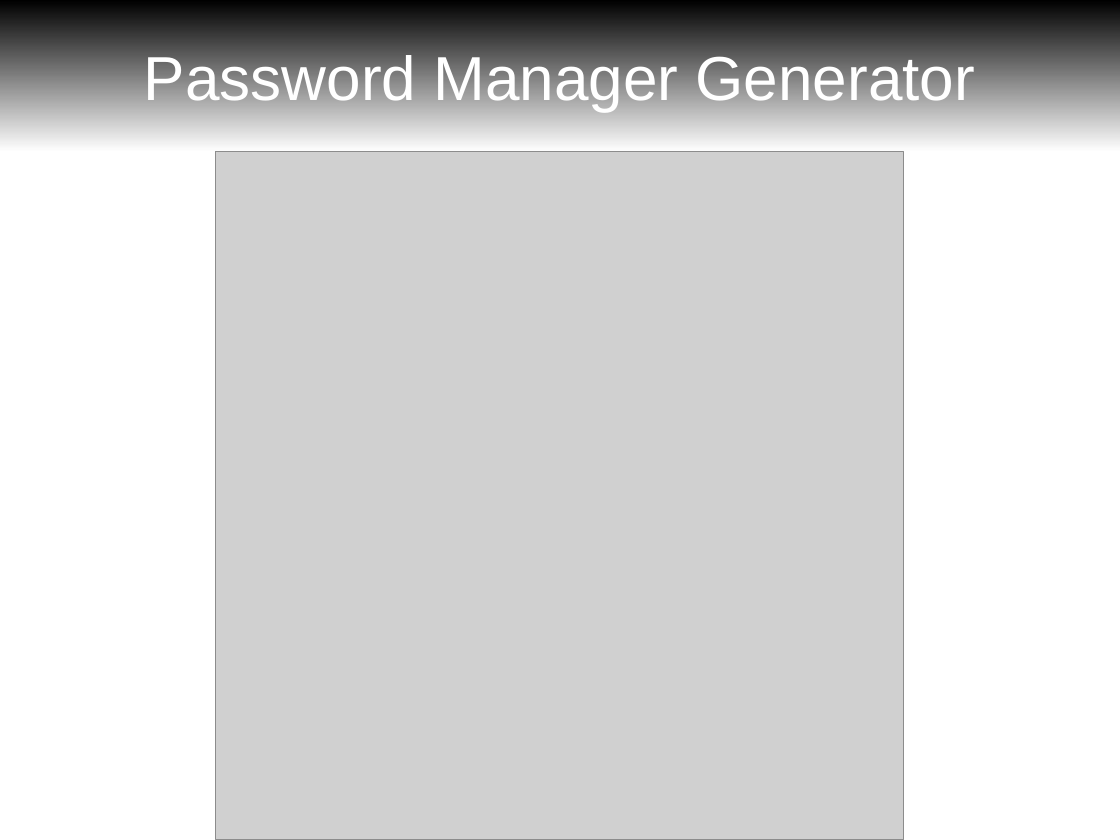
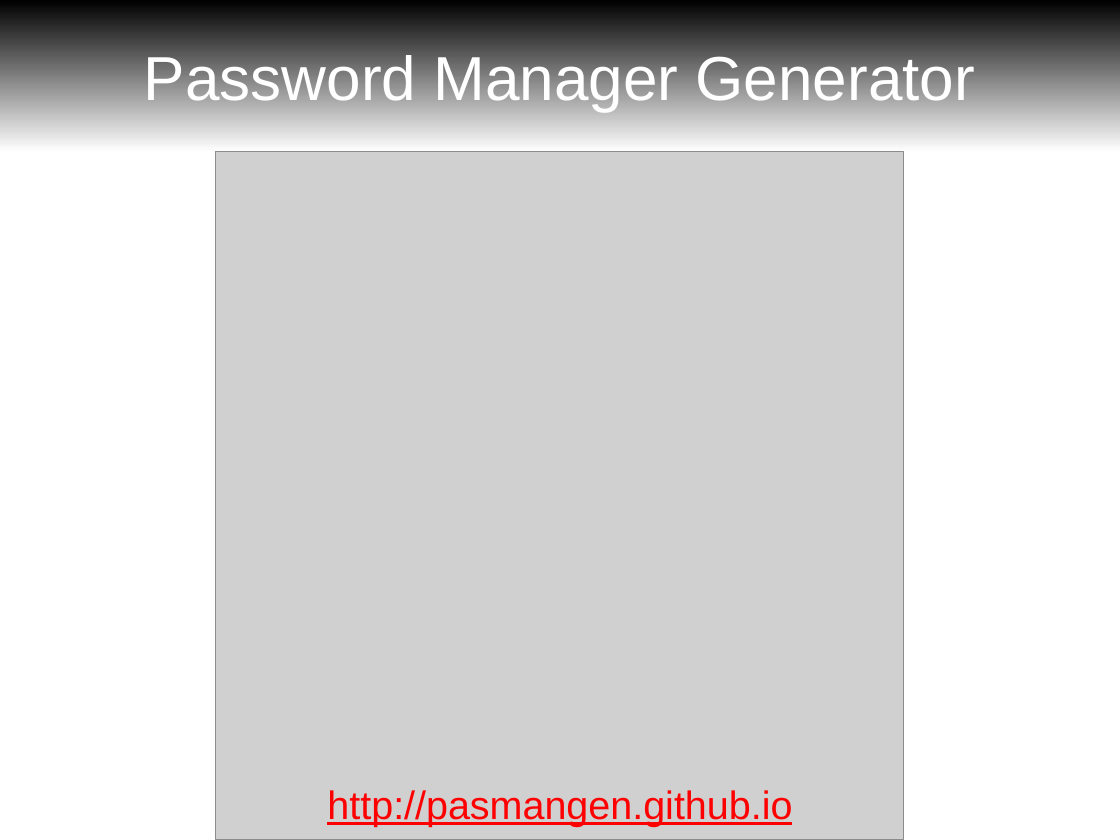
Before and after one commit to pasmangen/pasmangen.github.io, a slide deck: slide 1 of slides/pmg-es.odp. Drawn at 1120x840 pixels with LibreOffice and Linux fonts; fonts in the diff are those of the drawing; grey boxes stand for pictures. Boxes give left, top, right and bottom in pixels: in the first picture for what was removed or moved away, otherwise in the second. Text is boxed around its words. In the diff, an @@ line names an element or a change of style, - is before the commit and + after.

```diff
--- a/slides/pmg-es.odp
+++ b/slides/pmg-es.odp
@@ text added at [327,790,792,827], 28 pt, text #FF0000, underline @@
+http://pasmangen.github.io
```
Also in this commit, not shown: 9 other slides changed, 1 slide added, 4 other files.
